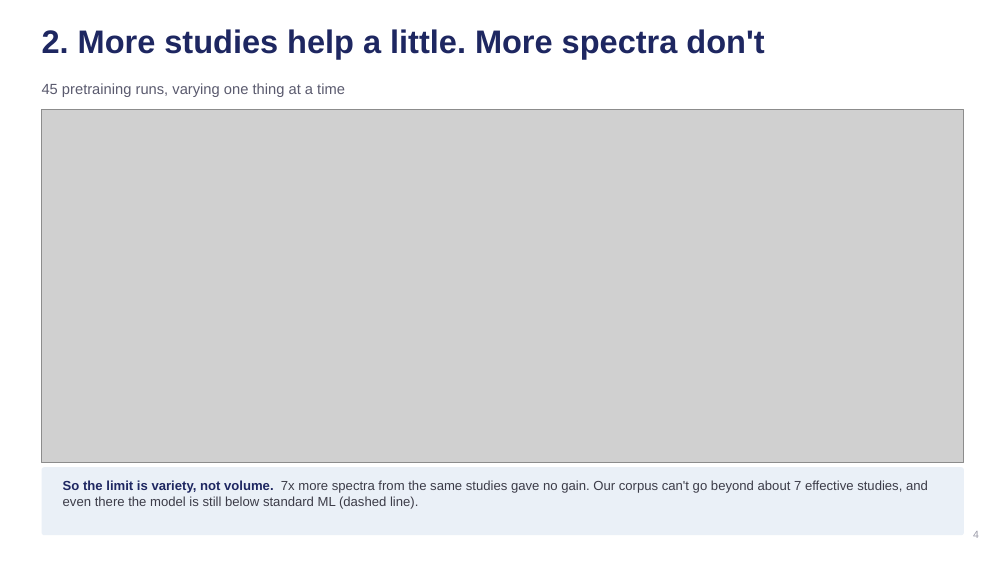
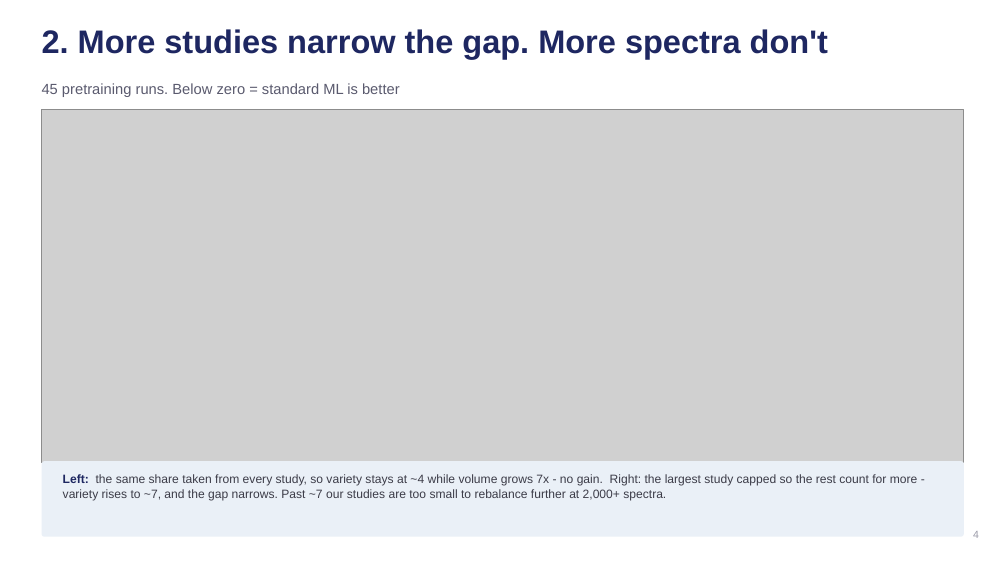
Before and after one commit to rama21094/NMR-Metabolomics-Foundational-Model, a slide deck: slide 4 of docs/Weekly_Update_2026-09-25.pptx. Drawn at 1008x567 pixels with LibreOffice and Linux fonts; fonts in the diff are those of the drawing; grey boxes stand for pictures. Boxes give left, top, right and bottom in pixels: in the first picture for what was removed or moved away, otherwise in the second. Text is boxed around its words. In the diff, an @@ line names an element or a change of style, - is before the commit and + after.

```diff
--- a/docs/Weekly_Update_2026-09-25.pptx
+++ b/docs/Weekly_Update_2026-09-25.pptx
@@ text at (x1=42, y1=29, x2=828, y2=59): text changed @@
-2. More studies help a little. More spectra don't
+2. More studies narrow the gap. More spectra don't
@@ text at (x1=42, y1=83, x2=400, y2=97): text changed @@
-45 pretraining runs, varying one thing at a time
+45 pretraining runs. Below zero = standard ML is better
@@ rounded rectangle resized from (x1=42, y1=467, x2=964, y2=535) to (x1=42, y1=461, x2=964, y2=537) @@
@@ text at (x1=63, y1=474, x2=918, y2=500): text changed; size 12.5 to 11.5 pt @@
-So the limit is variety, not volume. 7x more spectra from the same studies gave no gain. Our corpus can't go beyond about 7 effective studies, and even there the model is still below standard ML (dashed line).
+Left: the same share taken from every study, so variety stays at ~4 while volume grows 7x - no gain. Right: the largest study capped so the rest count for more - variety rises to ~7, and the gap narrows. Past ~7 our studies are too small to rebalance further at 2,000+ spectra.
```
Also in this commit, not shown: 6 other slides changed, 7 other files.
